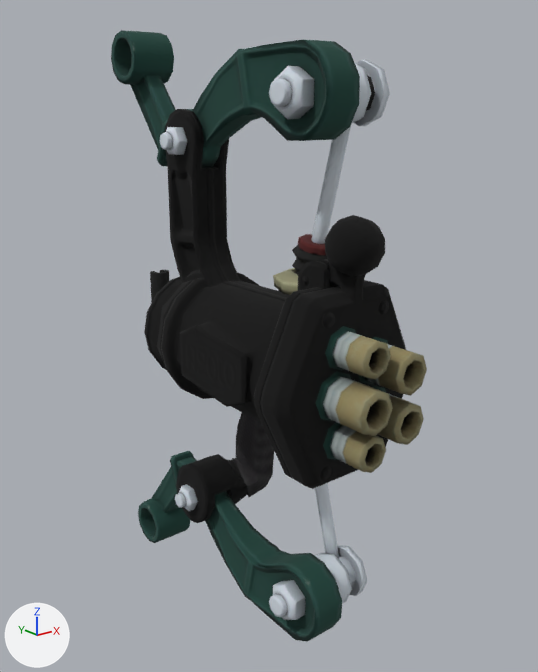
An edit to the glTF model glb/Wmn_Stringer_Explosion_Cstm01.glb, drawn before and after from the same camera.
Both versions are drawn from a 50 mm lens placed at (-1.353, -1.762, 0.987), pointed at (-0.059, -0.145, 0.34). Lighting does not change. The marker at lower left points along +X, +Y and +Z. The first picture is the older version.

In view in the first picture: 'Body1_low__M_Body', 'Grip1_low__M_Body', 'Sticker__M_Sticker'.
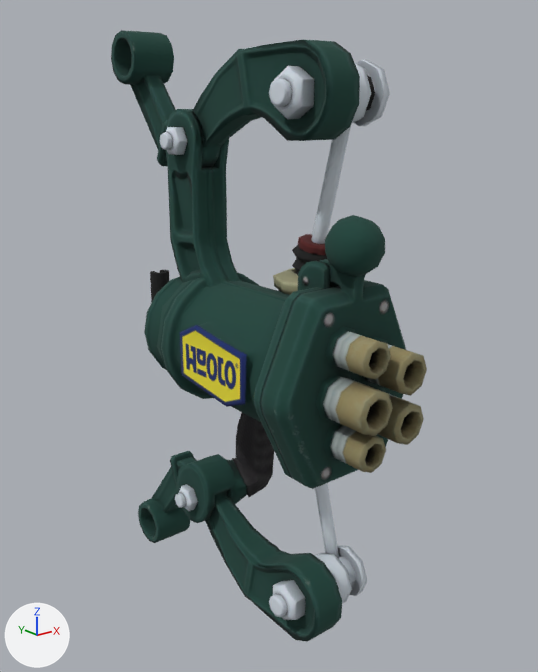
The newer file is also turned or shifted as a whole; pictures and numbers use the older file's frame.

What differs and where, as boxes (x1, y1, x2, y2) in the pictures (538 x 672 px):
'Body1_low__M_Body', recoloured (lighter)
    both: (144, 109, 406, 523)
'Sticker__M_Sticker', recoloured (lighter)
    both: (180, 325, 246, 407)

Edits to the bpy script that builds the scene:
```text
Change mat_m_body:
    remove n2 = _N.new('ShaderNodeMix'); n2.name = 'Mix'
    remove n2.data_type = 'RGBA'
    remove n2.blend_type = 'MULTIPLY'
    remove n2.inputs[0].default_value = 1.0  # 'Factor'
    remove n3 = _N.new('ShaderNodeVertexColor'); n3.name = 'Color Attribute'
    where n0 = _N.new('ShaderNodeBsdfPrincipled'); n0.name = 'Principled BSDF'
    where n4 = _N.new('ShaderNodeTexImage'); n4.name = 'Image Texture'
    remove _L.new(n2.outputs[2], n0.inputs[0])  # 'Result' to 'Base Color'
    remove _L.new(n3.outputs[0], n2.inputs[7])  # 'Color' to 'B'
    remove _L.new(n4.outputs[0], n2.inputs[6])  # 'Color' to 'A'
    add _L.new(n4.outputs[0], n0.inputs[0])  # 'Color' to 'Base Color'
Change mat_m_sticker:
    remove n2 = _N.new('ShaderNodeMix'); n2.name = 'Mix'
    remove n2.data_type = 'RGBA'
    remove n2.blend_type = 'MULTIPLY'
    remove n2.inputs[0].default_value = 1.0  # 'Factor'
    remove n3 = _N.new('ShaderNodeVertexColor'); n3.name = 'Color Attribute'
    where n0 = _N.new('ShaderNodeBsdfPrincipled'); n0.name = 'Principled BSDF'
    where n4 = _N.new('ShaderNodeTexImage'); n4.name = 'Image Texture'
    remove _L.new(n2.outputs[2], n0.inputs[0])  # 'Result' to 'Base Color'
    remove _L.new(n3.outputs[0], n2.inputs[7])  # 'Color' to 'B'
    remove _L.new(n4.outputs[0], n2.inputs[6])  # 'Color' to 'A'
    add _L.new(n4.outputs[0], n0.inputs[0])  # 'Color' to 'Base Color'
Change me_grip1_low__m_body:
    where me_grip1_low__m_body.from_pydata(...)  # 1152 vertices, 2101 faces; spans x -0.26..0.16, y -0.71..0.46, z -0.55..1.19
    remove me_grip1_low__m_body.materials.append(mat_m_body_001)
    add me_grip1_low__m_body.materials.append(mat_m_body)
```
